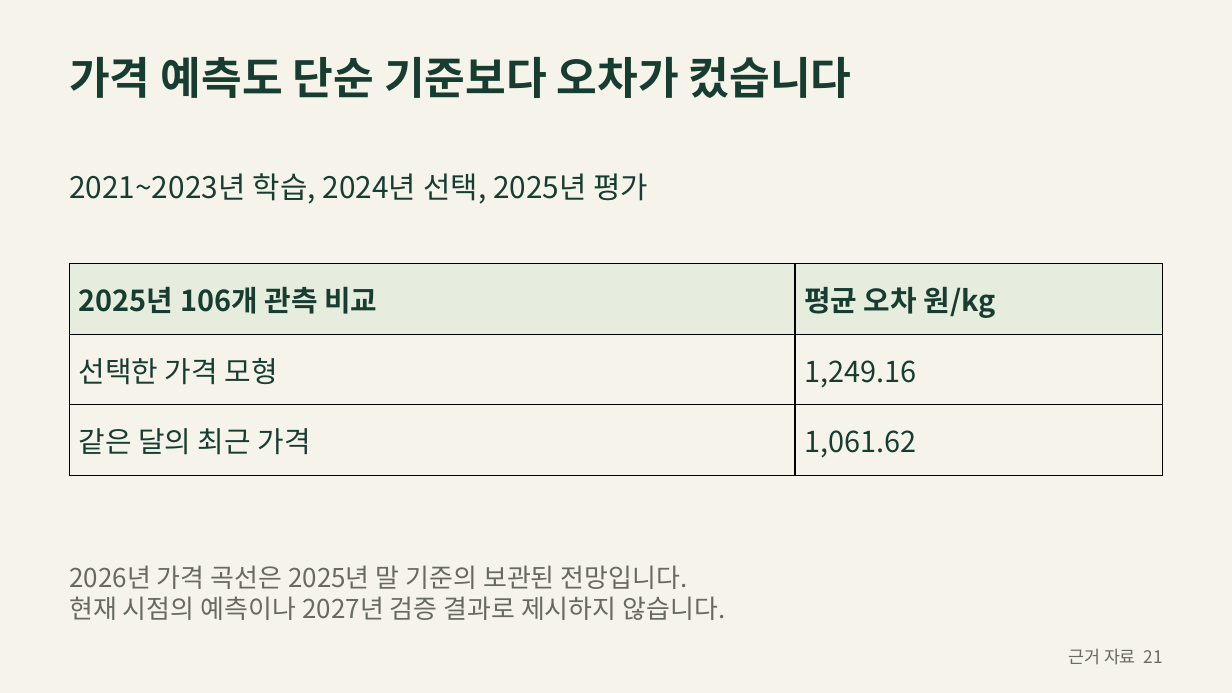
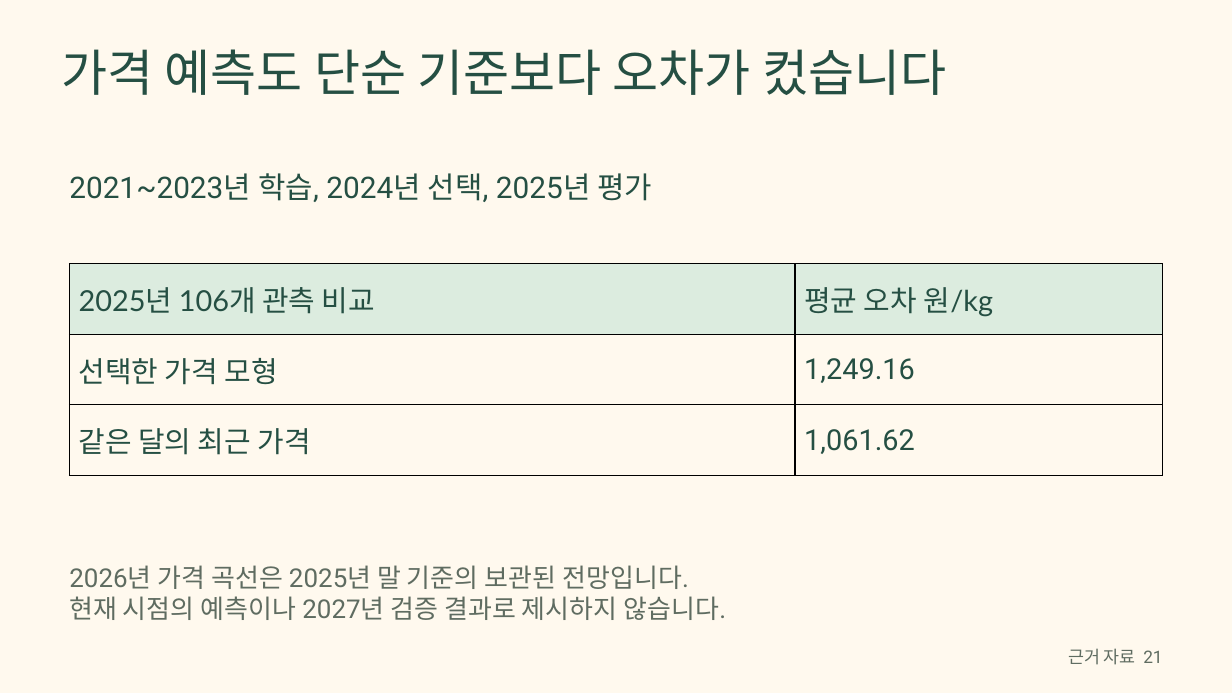
Before and after one commit to jinuk0211/smartfarm-adoption, a slide deck: slide 21 of presentation/smartfarm_proposal.pptx. Drawn at 1232x693 pixels with LibreOffice and Linux fonts; fonts in the diff are those of the drawing. Boxes give left, top, right and bottom in pixels: in the first picture for what was removed or moved away, otherwise in the second. Text is boxed around its words. In the diff, an @@ line names an element or a change of style, - is before the commit and + after.

```diff
--- a/presentation/smartfarm_proposal.pptx
+++ b/presentation/smartfarm_proposal.pptx
@@ background #F6F3EB to #FFF9EE @@
@@ text "가격 예측도 단순 기준보다 오차가 ...": place and size @@
-text "가격 예측도 단순 기준보다 오차가 ..." at [69,57,852,98]
+text "가격 예측도 단순 기준보다 오차가 ..." at [62,49,946,95]
@@ text "가격 예측도 단순 기준보다 오차가 ..." at [62,49,946,95]: size 34.5 to 39 pt, font Noto Sans CJK KR to Lato, text colour #163D30 to #254F43, bold off @@
@@ text "2021~2023년 학습, 2024년 선택, 2025년 ..." at [69,173,652,202]: font Noto Sans CJK KR to Roboto, text colour #163D30 to #254F43 @@
@@ table at [69,263,1163,475] @@
@@ fill #E6EDDE to #DCECDF in row 1 @@
@@ fill #F6F3EB to #FFF9EE in 4 cells @@
@@ font Noto Sans CJK KR to Lato, bold off in "2025년 106개 관측 비교", "평균 오차 원/kg" @@
@@ text colour #163D30 to #254F43 @@
@@ font Noto Sans CJK KR to Roboto in "선택한 가격 모형", "1,249.16", "같은 달의 최근 가격", "1,061.62" @@
@@ text "2026년 가격 곡선은 2025년 말 ..." at [69,565,726,620]: font Noto Sans CJK KR to Roboto, text colour #666A61 to #5F6C61 @@
@@ text "근거 자료 21" at [1068,648,1162,665]: font Noto Sans CJK KR to Roboto, text colour #666A61 to #5F6C61 @@
```
Also in this commit, not shown: 27 other slides changed, 20 other files.
